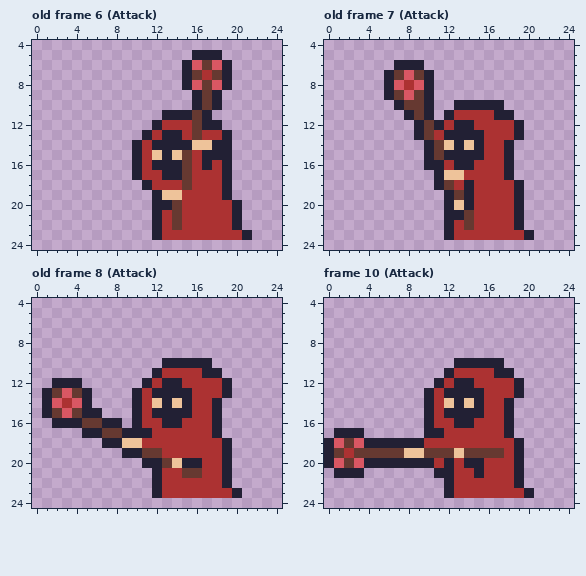
Two versions of one pixel-art file, assets/mage.aseprite. Above, as it was before the edit.
32x32 pixels, 10 frames. Shown: old frame 6 (Attack): x 0..24, y 4..24; old frame 7 (Attack): x 0..24, y 4..24; old frame 8 (Attack): x 0..24, y 4..24; frame 10 (Attack): x 0..24, y 4..24. The commit also changed other frames, which this record leaves out.
After the commit:
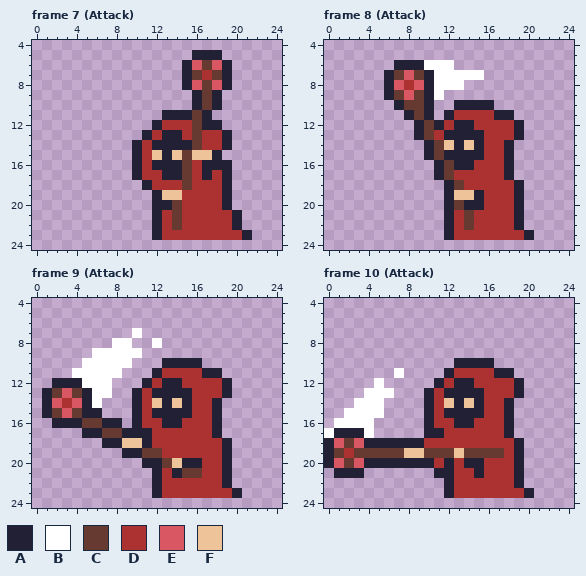
Palette (. is transparent): A #222034  B #ffffff  C #663931  D #ac3232  E #d95763  F #eec39a
A new or re-ordered frame is compared with the old frame closest to it.
Changes in this commit:
frames re-ordered
Changed rows in their new state; - is an unchanged pixel.
Frame 7 (Attack) against old frame 6 (Attack), layers "staff", "main":
first column x 16:
14 CDD--
15 FF-.-
16 --A--
17 -A---
20 ---A.
Frame 8 (Attack) against old frame 7 (Attack), layers "staff", "main":
first column x 10:
 6 BBB-----
 7 -BBBBB--
 8 -BBB----
 9 -B------
10 -------.
first column x 10:
16 .-C---
17 --CD--
18 -.ACD-
19 ---FFA
20 ---C-A
21 ---D--
Frame 9 (Attack) against old frame 8 (Attack), layers "staff", "main":
first column x 4:
 7 ------B-------
 8 ----BB--B-----
 9 --BBBBB-------
10 -BBBBB-------.
11 BBBBB---------
12 -BBB----------
13 --BB----------
14 --B-----------
first column x 11:
18 A---
21 ---A
Frame 10 (Attack), layers "staff", "main":
first column x 0:
10 -----------------.
11 -------B----------
12 -----B------------
13 ----BBB-----------
14 ---BBB------------
15 --BBBB------------
16 -BBBB-------------
17 B---B-------------
